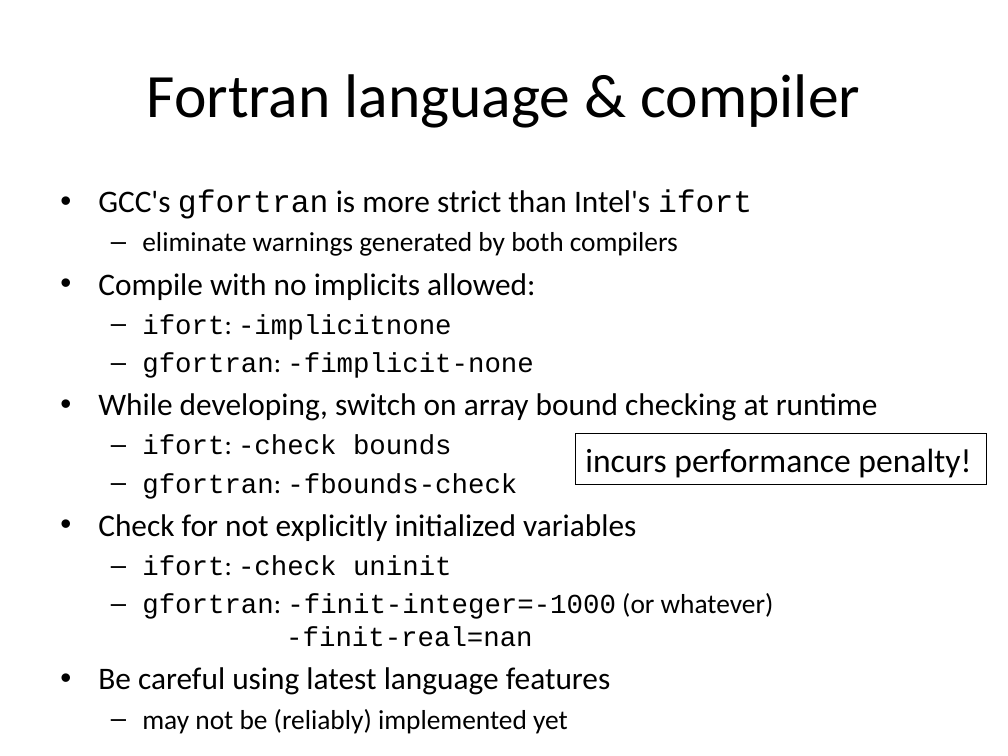
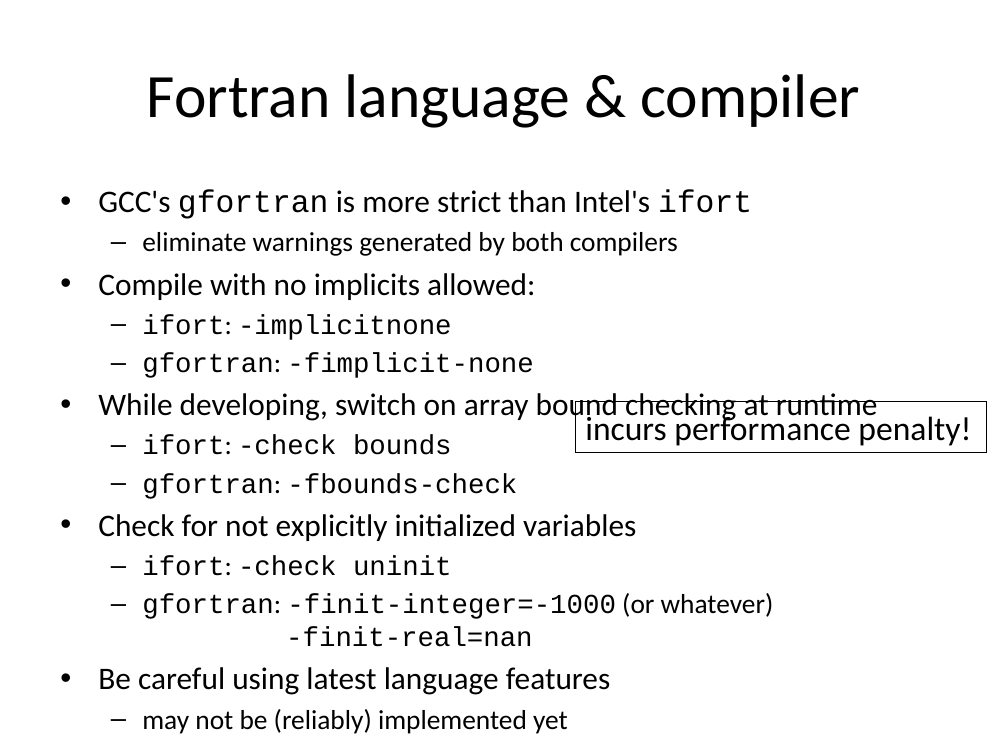
Before and after one commit to gjbex/training-material, a slide deck: slide 8 of Debugging/debugging.pptx. Drawn at 1008x756 pixels with LibreOffice and Linux fonts; fonts in the diff are those of the drawing. Boxes give left, top, right and bottom in pixels: in the first picture for what was removed or moved away, otherwise in the second. Text is boxed around its words. In the diff, an @@ line names an element or a change of style, - is before the commit and + after.

```diff
--- a/Debugging/debugging.pptx
+++ b/Debugging/debugging.pptx
@@ rectangle "incurs performance penalty!" moved from (x1=576, y1=433, x2=987, y2=484) to (x1=576, y1=402, x2=987, y2=453) @@
```
Also in this commit, not shown: 1 other slide changed.
